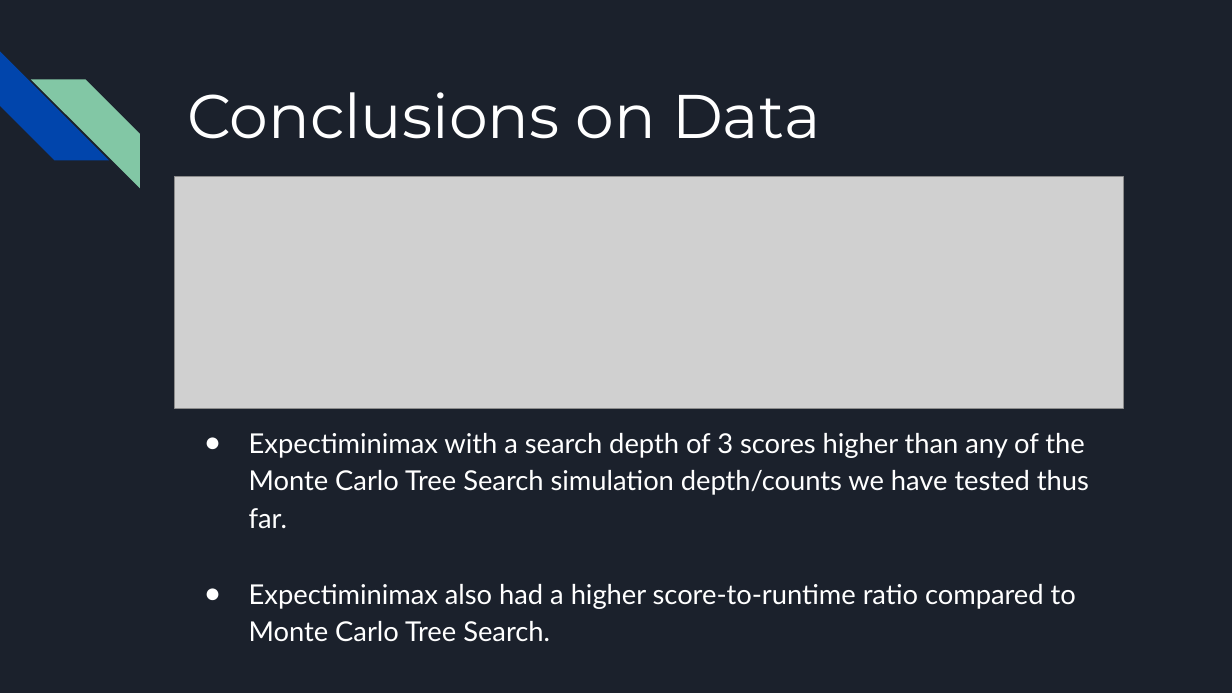
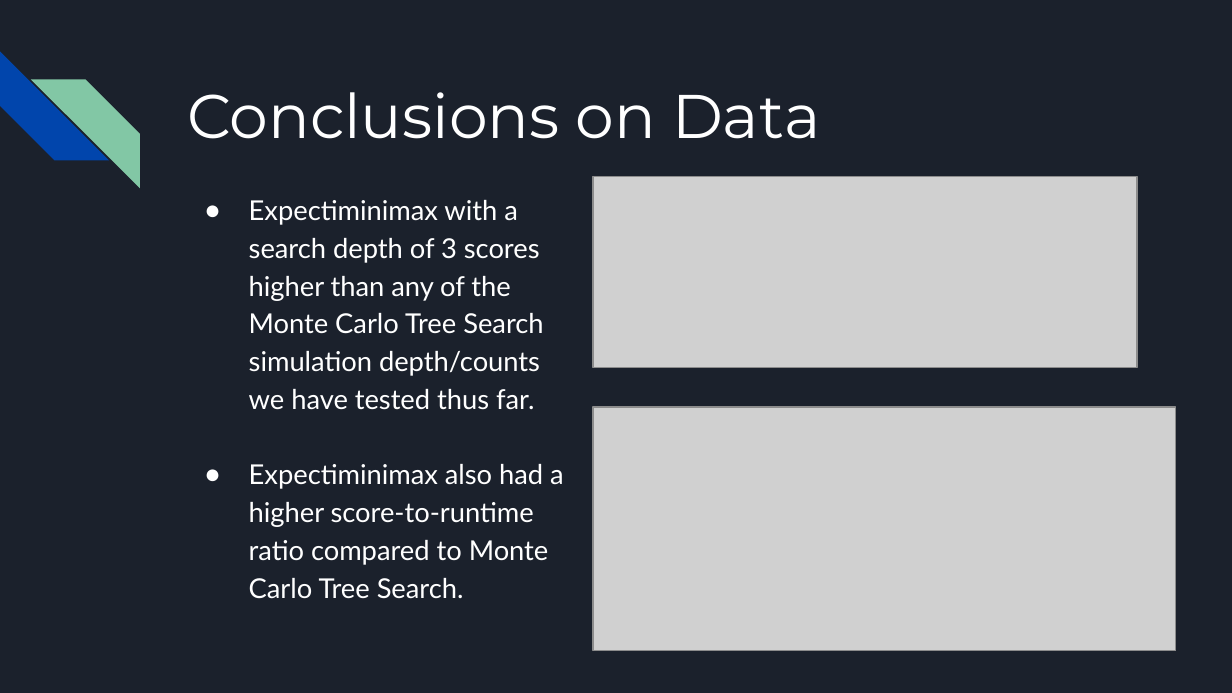
Before and after one commit to PstormQT/CSCI-331-6-Group-7, a slide deck: slide 17 of resources/CSCI-331 Group 7 Final Presentation.pptx. Drawn at 1232x693 pixels with LibreOffice and Linux fonts; fonts in the diff are those of the drawing; grey boxes stand for pictures. Boxes give left, top, right and bottom in pixels: in the first picture for what was removed or moved away, otherwise in the second. Text is boxed around its words. In the diff, an @@ line names an element or a change of style, - is before the commit and + after.

```diff
--- a/resources/CSCI-331 Group 7 Final Presentation.pptx
+++ b/resources/CSCI-331 Group 7 Final Presentation.pptx
@@ text "Expectiminimax with a search depth ..." rewrapped from box(249, 433, 1089, 642) to box(249, 200, 564, 599) @@
@@ picture: place and size @@
-picture at box(175, 176, 1124, 409)
+picture at box(593, 176, 1137, 367)
@@ picture added at box(593, 407, 1175, 650) @@
```
Also in this commit, not shown: 3 other slides changed, 1 other file.
